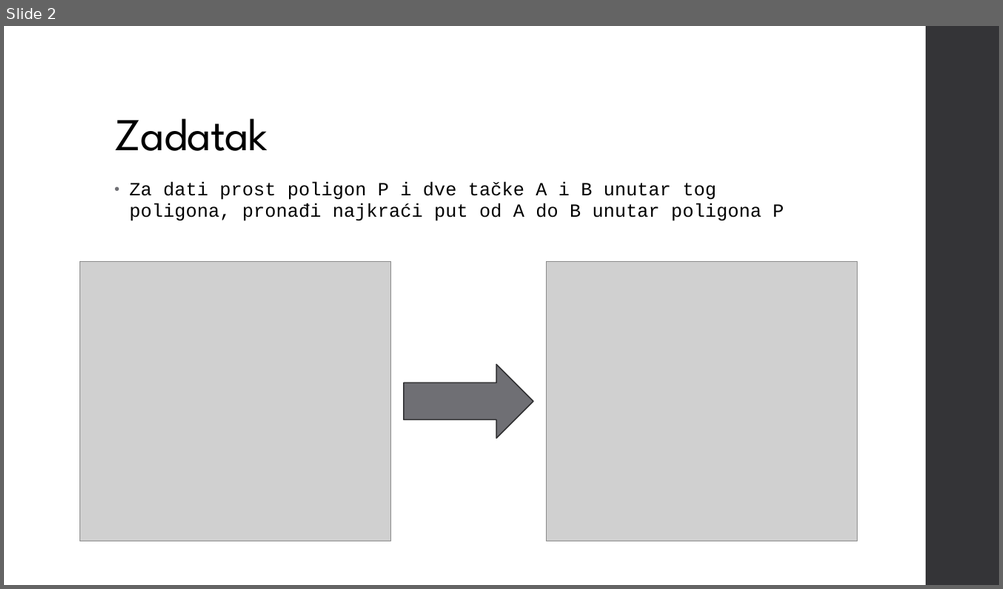
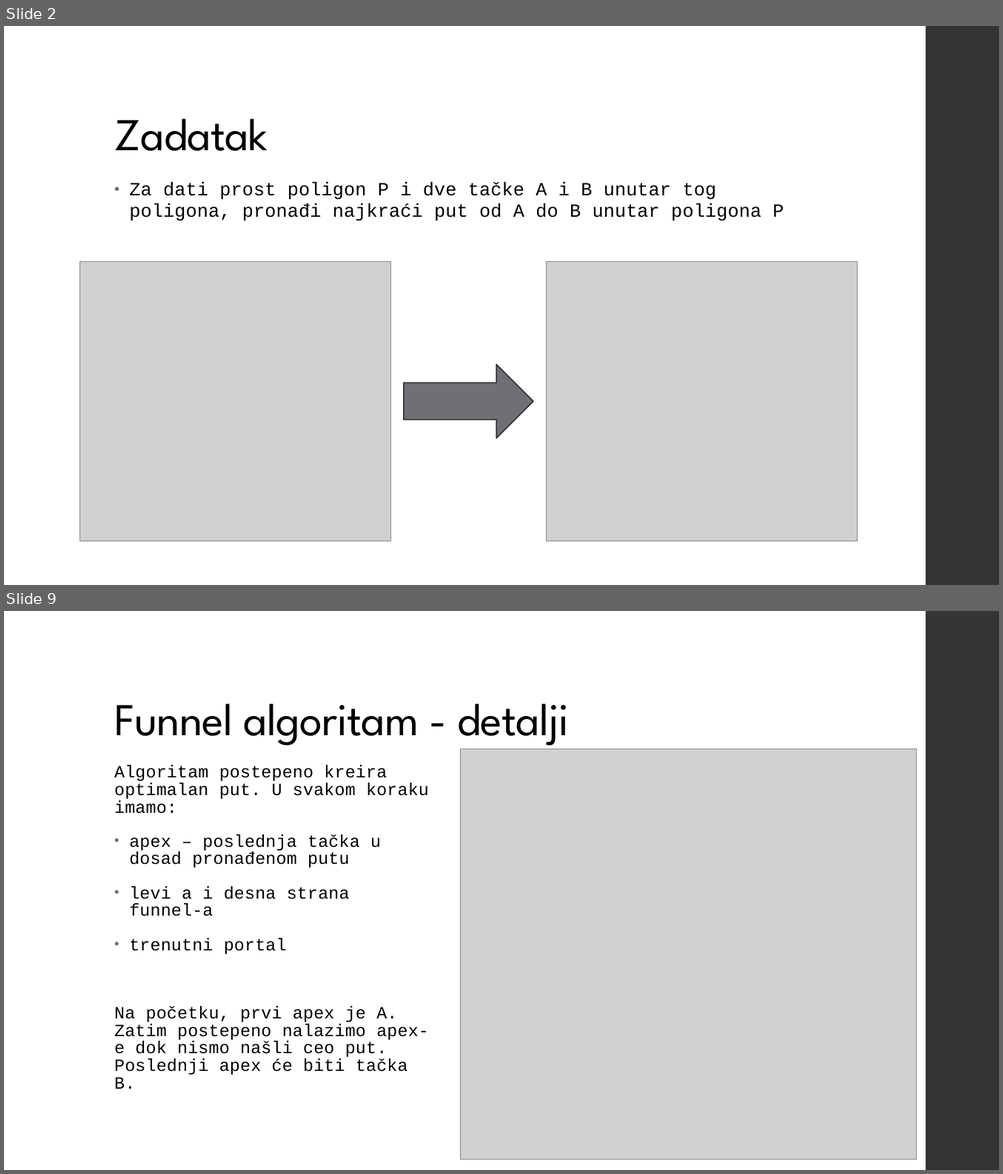
Before and after one commit to djordjepvl/Polygon-Pathfinding-Algorithm, a slide deck: Funnel Algorithm.pptx. Shown one above the other, each under a label of ours: slide 2 before the commit, slides 2 and 9 after it; the slides between them are not shown. The pictures are 1003x589 and 1003x1174 pixels, drawn with LibreOffice and Linux fonts; fonts in the diff are those of the drawing; grey boxes stand for pictures. Boxes give left, top, right and bottom in pixels: in the first picture for what was removed or moved away, otherwise in the second. Text is boxed around its words. In the diff, an @@ line names an element or a change of style, - is before the commit and + after.

```diff
--- a/Funnel Algorithm.pptx
+++ b/Funnel Algorithm.pptx
@@ slide 9 added at (x1=4, y1=611, x2=999, y2=1170), background #FFFFFF; not listed: 1 template element that a slide beside it also shows @@
@@ title added at (x1=114, y1=703, x2=569, y2=746), 44 pt, text #000000 @@
+Funnel algoritam - detalji
@@ text added at (x1=114, y1=765, x2=429, y2=1089), 16.6 pt, text #000000 @@
+Algoritam postepeno kreira optimalan put. U svakom koraku imamo:
+• apex – poslednja tačka u dosad pronađenom putu
+• levi a i desna strana funnel-a
+• trenutni portal
+Na početku, prvi apex je A. Zatim postepeno nalazimo apex-e dok nismo našli ceo put. Poslednji apex će biti tačka B.
@@ picture added at (x1=460, y1=749, x2=916, y2=1160) @@
```
Also in this commit, not shown: 10 other slides added, 1 slide removed, 2 other files.
